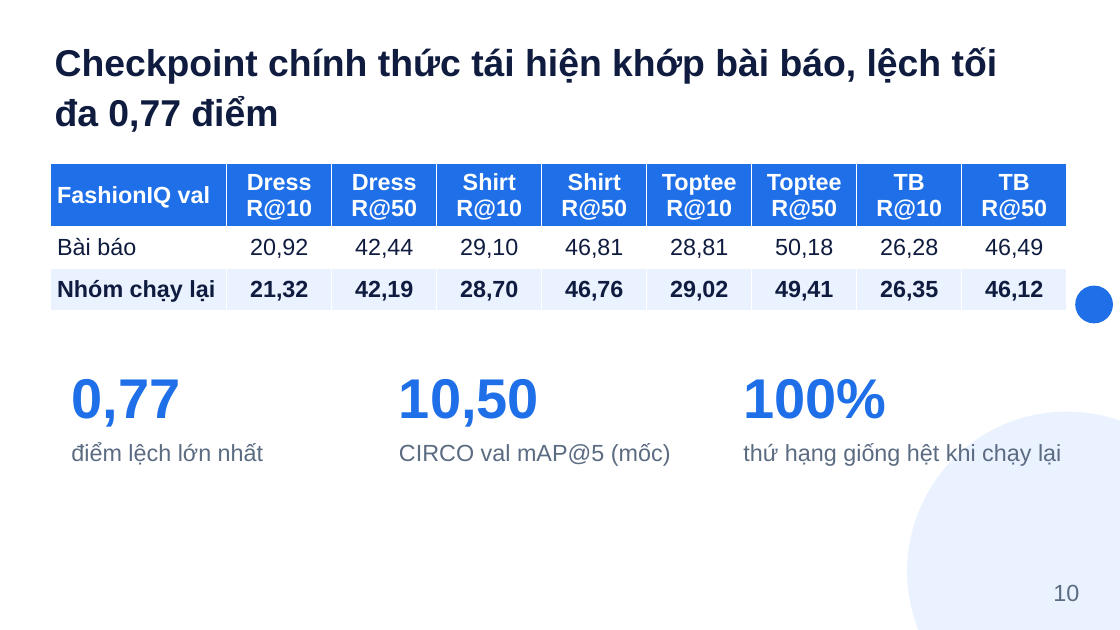
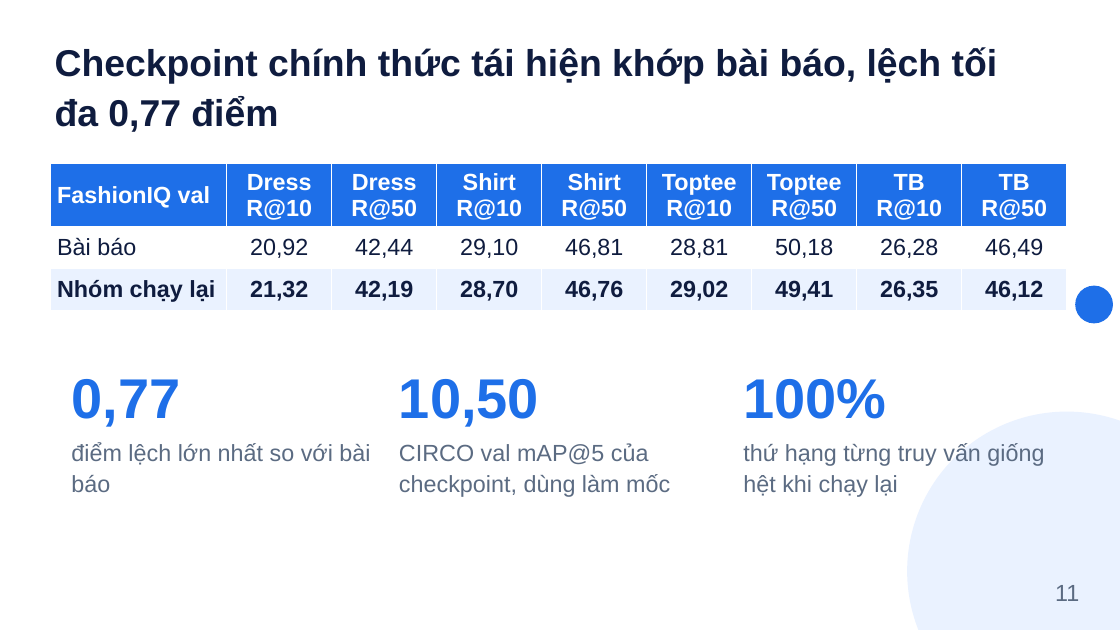
Before and after one commit to tamdv/btl-lincir, a slide deck: slide 11 of slides/Slides_Nhom8_LinCIR.pptx (slide 10 before the commit). Drawn at 1120x630 pixels with LibreOffice and Linux fonts; fonts in the diff are those of the drawing. Boxes give left, top, right and bottom in pixels: in the first picture for what was removed or moved away, otherwise in the second. Text is boxed around its words. In the diff, an @@ line names an element or a change of style, - is before the commit and + after.

```diff
--- a/slides/Slides_Nhom8_LinCIR.pptx
+++ b/slides/Slides_Nhom8_LinCIR.pptx
@@ text at box(71, 442, 370, 492): text changed @@
-điểm lệch lớn nhất
+điểm lệch lớn nhất so với bài báo
@@ text at box(399, 443, 670, 497): text changed @@
-CIRCO val mAP@5 (mốc)
+CIRCO val mAP@5 của checkpoint, dùng làm mốc
@@ text at box(743, 443, 1044, 497): text changed @@
-thứ hạng giống hệt khi chạy lại
+thứ hạng từng truy vấn giống hệt khi chạy lại
@@ text at box(1055, 585, 1079, 601): text changed @@
-10
+11
```
Also in this commit, not shown: 12 other slides changed, 1 slide added, 3 slides removed, 19 other files.
